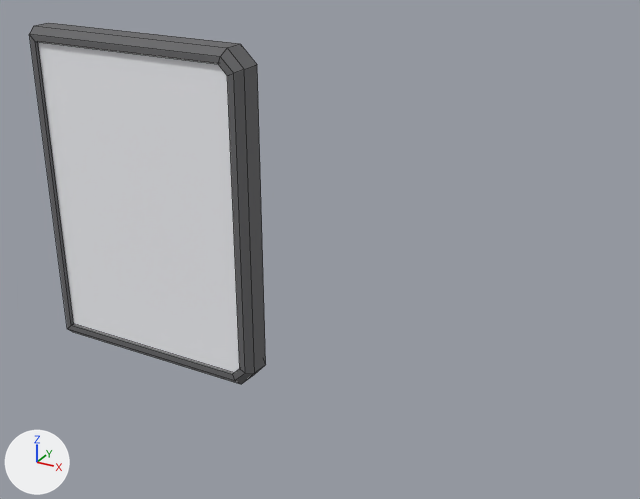
Renders of the FBX model Assets/Scenes/Koo/K2/fbx/K2_Block_Wall.fbx from each side of a commit.
Rendered twice from a 50 mm camera at (11.52, 17.42, 13.66) aimed at (0.84, 36.84, 3.95). The axes (+X, +Y, +Z) are drawn at lower left. The lights are the same throughout. The older version comes first. Mesh edges are drawn as thin lines. Where no turn or scale is listed for an object, it has been applied to the vertices.

The scene before the commit, as lines of its bpy script (objects in view):
```python
me_cube_039 = bpy.data.meshes.new('Cube.039')
me_cube_039.from_pydata(...)  # 48 vertices, 42 faces; spans x -8.2..-1.0, y 36.0..37.0, z -0.7..9.3
# faces by material slot: [40, 2]
me_cube_039.materials.append(mat_edge_001)  # dark grey #69696b
me_cube_039.materials.append(mat_wall_001)  # white #f6f7fb
ob_cube_015 = bpy.data.objects.new('Cube.015', me_cube_039)
ob_cube_015.location = (0.0, 0.0, 0.0)
```
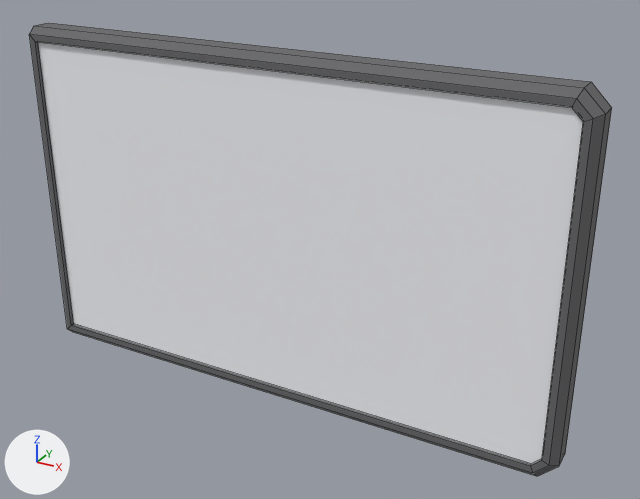
The change in detail:
me_cube_039 is used by ob_cube_015; location (0.0, 0.0, 0.0).
me_cube_039 had 48 vertices, 42 faces and spanned x -8.2..-1.0, y 36.0..37.0, z -0.7..9.3.
me_cube_039 now has 48 vertices, 42 faces and spans x -8.2..8.0, y 36.0..37.0, z -0.7..9.3.
me_cube_039 part 1: all 32 vertices in x -1.67..-1.0, y 36.0..37.0, z -0.7..9.3 are moved by (9.0, 0.0, 0.0).

Boxes (x1, y1, x2, y2) around the edits, measured in the pictures (640 x 499 px):
'Cube.015', reshaped (145% wider, 25% taller): before (29, 23, 266, 384); after (29, 23, 612, 476)
